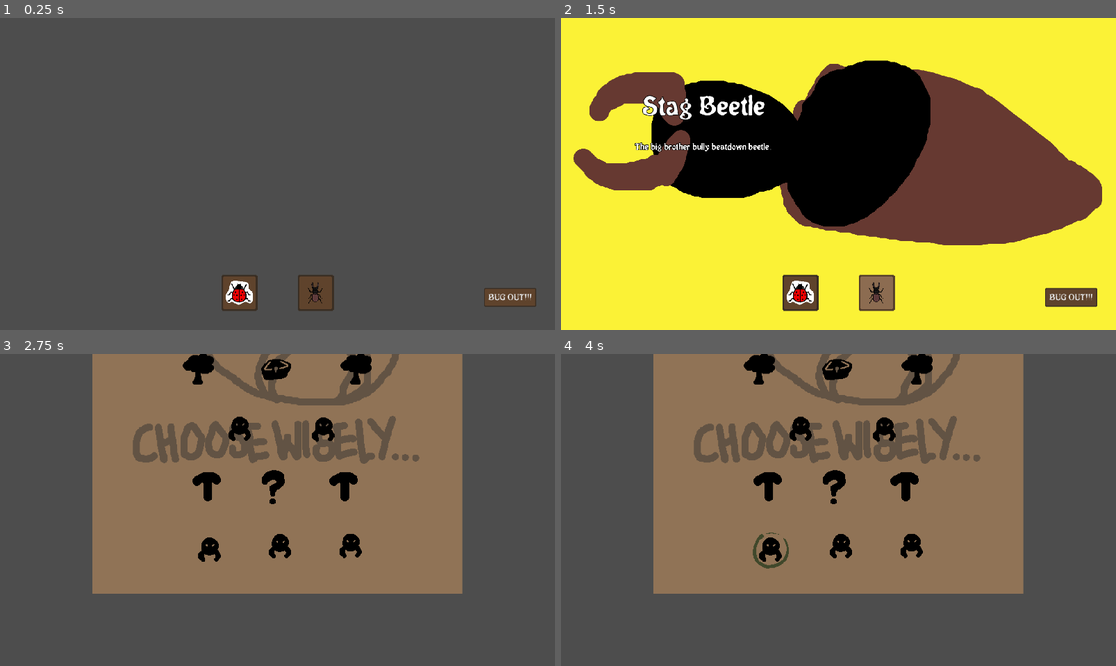
Above: before the commit, frames 1-4 (two rows, left to right).
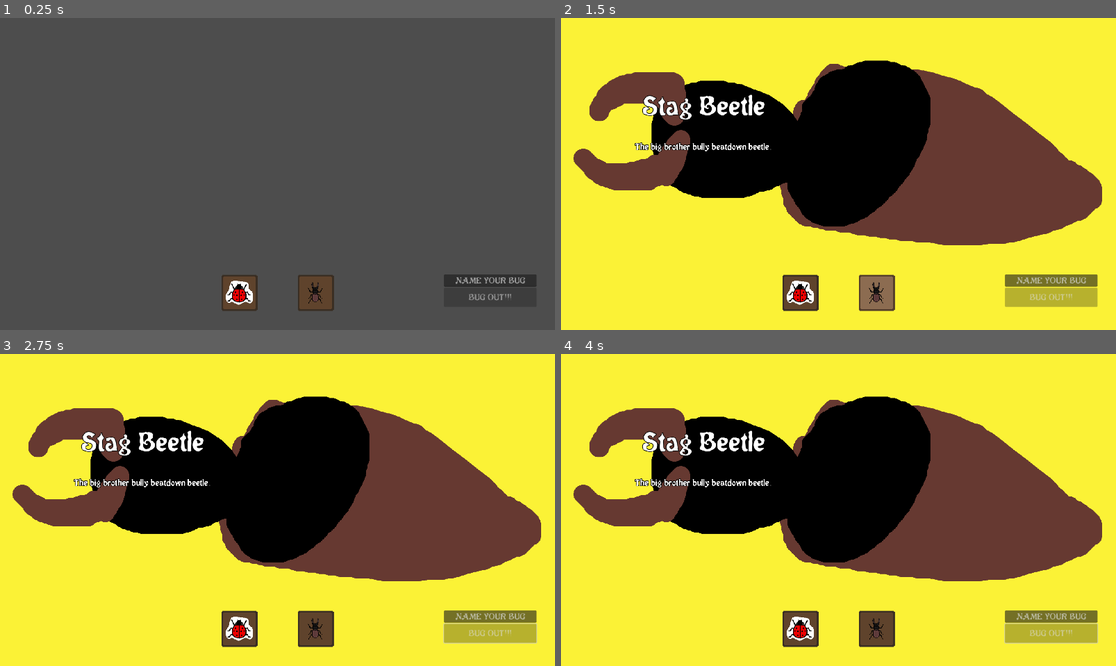
Above: after the commit, the same moments.

Repository: YewChian/BeetleArena
Game: Godot game, scene res://StartRunScene.tscn
Two runs of this game, one before a commit and one after it. Both use one fixed random seed, a clock stepped at 60 frames per second and the inputs below.
Inputs (mouse positions are in pixels of both pictures, inside the frame that each line leads up to):
- Up to frame 1 (0.25 s): no input
- Up to frame 2 (1.5 s): click (799, 292) at 0.5 s; click (877, 292) at 1.25 s
- Up to frame 3 (2.75 s): click (510, 634) at 2 s, where only the run before the commit has a clickable "BUG OUT!!!"
- Up to frame 4 (4 s): click (771, 550) at 2.77 s; click (1016, 591) at 3.52 s

The runs differ from the first frame. In frame 1, 1.2% of the frame differs, in the area x 79-97%, y 82-93%; in frame 2, 1.7%; in frame 3, 99%, in the area x 0-100%, y 0-100%; in frame 4, 99%.
Error before the commit: Invalid call. Nonexistent function 'instantiate' in base 'Nil'. (res://Singletons/Inventory.gd:18)

Commit message:
added stag to startrun

Diff:
--- a/Bodies/Beetle.gd
+++ b/Bodies/Beetle.gd
@@ -107,8 +107,7 @@
 			$Mandibles.get_children()[0].disable_hitbox()
 			$Carapace.get_children()[0].disable_hurtbox()
 			await $Carapace.get_children()[0].fade_out()
-			await get_tree().current_scene.on_beetle_death(self)
-
+			get_tree().current_scene.on_beetle_death(self)
 			queue_free()
 
 func _on_state_timer_timeout():
@@ -125,7 +124,7 @@
 func hurtbox_area_entered(area):
 	var area_owner = area.get_parent().get_parent().get_parent()
 	if area_owner.team != team and is_invulnerable == false:
-		print("got hit")
+		$Carapace.get_child(0).get_node("AnimationPlayer").play("flash_red")
 		is_invulnerable = true
 		end -= 1
 		$InvulnerableTimer.start()
--- a/Buttons/SelectBeetleButton.gd
+++ b/Buttons/SelectBeetleButton.gd
@@ -11,15 +11,13 @@
 var beetle_nickname: String
 
 func _on_pressed():
-	Inventory.beetles = {}
-
-	Inventory.beetles["Hector the Handsome"] = {
+	owner.new_beetle_info = {
 		"mandibles": beetle_mandibles,
 		"carapace": beetle_carapace,
 		"left_leg": beetle_left_leg,
 		"right_leg": beetle_right_leg,
-		"nature": "Brave",
-		"bonus_end": 1,
+		"nature": beetle_nature,
+		"bonus_end": 0,
 		"bonus_str": 0,
 		"bonus_spd": 0,
 	}
--- a/Buttons/start_run_button.gd
+++ b/Buttons/start_run_button.gd
@@ -4,4 +4,13 @@
 
 
 func _on_pressed():
+	Inventory.beetles = {
+		owner.new_beetle_name: owner.new_beetle_info
+	}
 	get_tree().change_scene_to_file(map_scene_path)
+
+func _process(delta: float) -> void:
+	if owner.new_beetle_name != "" and owner.new_beetle_info != {}:
+		set_deferred("disabled", false)
+	else:
+		set_deferred("disabled", true)
--- a/Carapace/Carapace.gd
+++ b/Carapace/Carapace.gd
@@ -17,7 +17,6 @@
 
 
 func _on_hurtbox_area_entered(area):
-	$AnimationPlayer.play("flash_red")
 	var beetle_parent = get_parent().get_parent()
 	beetle_parent.hurtbox_area_entered(area)
 
--- a/Events/Arena.gd
+++ b/Events/Arena.gd
@@ -9,7 +9,7 @@
 			"left_leg": load("res://Legs/LadybugLegs/LadybugLeftLeg.tscn"),
 			"right_leg": load("res://Legs/LadybugLegs/LadybugRightLeg.tscn"),
 			"nature": "Brave",
-			"bonus_end": 0,
+			"bonus_end": 1,
 			"bonus_str": 0,
 			"bonus_spd": 0,
 		},
@@ -83,6 +83,7 @@
 		i += 1
 
 func start_arena_defeat_sequence():
+	await get_tree().create_timer(1).timeout
 	var tween = get_tree().create_tween()
 	tween.tween_property(%FadeOutCM, "color", Color(0.3, 0.3, 0.3, 1), 1)
 
@@ -93,11 +94,14 @@
 	%DefeatLabel.text += "will be remembered in the beetle fighting hall of fame..."
 
 func start_arena_victory_sequence():
+	await get_tree().create_timer(1).timeout
 	var tween = get_tree().create_tween()
 	tween.tween_property(%FadeOutCM, "color", Color(0.3, 0.3, 0.3, 1), 0.5)
 	var new_loot: String = get_random_loot_name()
 	Inventory.spare_parts.append(load(PartsInfo.name_to_path[new_loot]))
 	var new_loot_label = Label.new()
+	new_loot_label.horizontal_alignment = HORIZONTAL_ALIGNMENT_CENTER
+	new_loot_label.vertical_alignment = HORIZONTAL_ALIGNMENT_CENTER
 	new_loot_label.text = "Got a " + new_loot + "!"
 	%RewardList.add_child(new_loot_label)
 	%VictoryMarginContainer.visible = true
@@ -112,18 +116,36 @@
 	return all_loot[0]
 
 func on_beetle_death(beetle: Object):
+	var team0_count = 0
+	var team1_count = 0
+
 	if beetle.team == 0:
+		team0_count -= 1
+	if beetle.team == 1:
+		team1_count -= 1
+
+	for node in get_children():
+		if node.is_in_group("Beetles") == false:
+			continue
+		if node.team == 0:
+			team0_count += 1
+			continue
+		if node.team == 1:
+			team1_count += 1
+			continue
+
+	if team0_count != 0 and team1_count != 0:
+		return
+
+	if team0_count == 0:
 		await start_arena_defeat_sequence()
 		return
 
-	var beetle_count = 0
-	for node in get_children():
-		if beetle_count > 1:
-			return
-		if node.is_in_group("Beetles"):
-			beetle_count += 1
+	if team1_count == 0:
+		await start_arena_victory_sequence()
+		return
 
-	await start_arena_victory_sequence()
+	print("if code reaches here, the end condition for the arena is not working")
 
 func _on_done_pressed() -> void:
 	get_tree().change_scene_to_file("res://Map.tscn")
@@ -132,4 +154,4 @@
 func _on_back_to_title_pressed() -> void:
 	RunManager.start_new_run()
 	Inventory.beetles = {}
-	Inventory.spare_parts = {}
+	Inventory.spare_parts = []
--- a/Events/arena.tscn
+++ b/Events/arena.tscn
@@ -188,7 +188,7 @@
 [node name="BackToTitle" type="Button" parent="UI/DefeatMarginContainer/DefeatPanelContainer/VBoxContainer"]
 custom_minimum_size = Vector2(0, 64)
 layout_mode = 2
-size_flags_vertical = 10
+size_flags_vertical = 8
 text = "BACK TO TITLE"
 
 [node name="FadeOutCM" type="CanvasModulate" parent="."]
--- a/Events/forge_event.tscn
+++ b/Events/forge_event.tscn
@@ -23,6 +23,7 @@
 unique_name_in_owner = true
 offset_right = 40.0
 offset_bottom = 40.0
+theme = ExtResource("3_lus45")
 
 [node name="RightBar" type="VBoxContainer" parent="CanvasLayer"]
 anchors_preset = 11
--- a/StartRunScene.tscn
+++ b/StartRunScene.tscn
@@ -15,6 +15,10 @@
 [ext_resource type="PackedScene" uid="uid://8ljyepidst4j" path="res://Legs/LadybugLegs/LadybugRightLeg.tscn" id="10_rdyde"]
 [ext_resource type="Script" path="res://UI/StartRunInfo.gd" id="10_s8kac"]
 [ext_resource type="Texture2D" uid="uid://ck4r0y76vh4mu" path="res://Assets/SplashArt/StagBeetle.png" id="12_m7dyg"]
+[ext_resource type="PackedScene" uid="uid://cly0g404spggv" path="res://Mandibles/StagBeetleMandible.tscn" id="14_j25xc"]
+[ext_resource type="PackedScene" uid="uid://cl7k5wo62q8t0" path="res://Carapace/StagBeetleCarapace.tscn" id="15_34xk0"]
+[ext_resource type="PackedScene" uid="uid://b5akp8ch011e3" path="res://Legs/StagBeetleLegs/StagBeetleLeftLeg.tscn" id="16_1peb4"]
+[ext_resource type="PackedScene" uid="uid://03jx71jb2mtw" path="res://Legs/StagBeetleLegs/StagBeetleRightLeg.tscn" id="17_cb01e"]
 
 [sub_resource type="StyleBoxEmpty" id="StyleBoxEmpty_6mh8s"]
 
@@ -113,6 +117,11 @@
 texture_normal = ExtResource("5_1lit5")
 texture_hover = ExtResource("6_65lmm")
 script = ExtResource("2_wtvvh")
+beetle_mandibles = ExtResource("14_j25xc")
+beetle_carapace = ExtResource("15_34xk0")
+beetle_left_leg = ExtResource("16_1peb4")
+beetle_right_leg = ExtResource("17_cb01e")
+beetle_nature = "Dumb"
 splash_art = ExtResource("12_m7dyg")
 beetle_type = "Stag Beetle"
 beetle_description = "The big brother bully beatdown beetle."
@@ -131,11 +140,25 @@
 theme_override_constants/margin_right = 64
 theme_override_constants/margin_bottom = 80
 
-[node name="StartRunButton" type="Button" parent="MarginContainer2"]
+[node name="StartRunContainer" type="VBoxContainer" parent="MarginContainer2"]
+unique_name_in_owner = true
+custom_minimum_size = Vector2(320, 0)
+layout_mode = 2
+theme = ExtResource("1_rwjul")
+
+[node name="InputName" type="LineEdit" parent="MarginContainer2/StartRunContainer"]
+unique_name_in_owner = true
+layout_mode = 2
+size_flags_horizontal = 3
+placeholder_text = "NAME YOUR BUG"
+alignment = 1
+
+[node name="StartRunButton" type="Button" parent="MarginContainer2/StartRunContainer"]
 layout_mode = 2
 text = "BUG OUT!!!"
 script = ExtResource("6_k3mop")
 
 [connection signal="pressed" from="MarginContainer/HBoxContainer/SelectBeetle1Button" to="MarginContainer/HBoxContainer/SelectBeetle1Button" method="_on_pressed"]
 [connection signal="pressed" from="MarginContainer/HBoxContainer/SelectBeetle2Button" to="MarginContainer/HBoxContainer/SelectBeetle2Button" method="_on_pressed"]
-[connection signal="pressed" from="MarginContainer2/StartRunButton" to="MarginContainer2/StartRunButton" method="_on_pressed"]
+[connection signal="text_changed" from="MarginContainer2/StartRunContainer/InputName" to="." method="_on_input_name_text_changed"]
+[connection signal="pressed" from="MarginContainer2/StartRunContainer/StartRunButton" to="MarginContainer2/StartRunContainer/StartRunButton" method="_on_pressed"]
--- a/UI/StartRunScene.gd
+++ b/UI/StartRunScene.gd
@@ -1,5 +1,7 @@
 extends CanvasLayer
 
+var new_beetle_name: String = ""
+var new_beetle_info = {}
 
 func set_splash_texture(new_texture : Texture2D):
 	%SplashArt.texture = new_texture
@@ -11,3 +13,7 @@
 
 func set_description(new_description : String):
 	%BeetleDescription.text = new_description
+
+
+func _on_input_name_text_changed(new_text: String) -> void:
+	new_beetle_name = new_text
Not shown: 1 places in StartRunScene.tscn that only renumber resources
